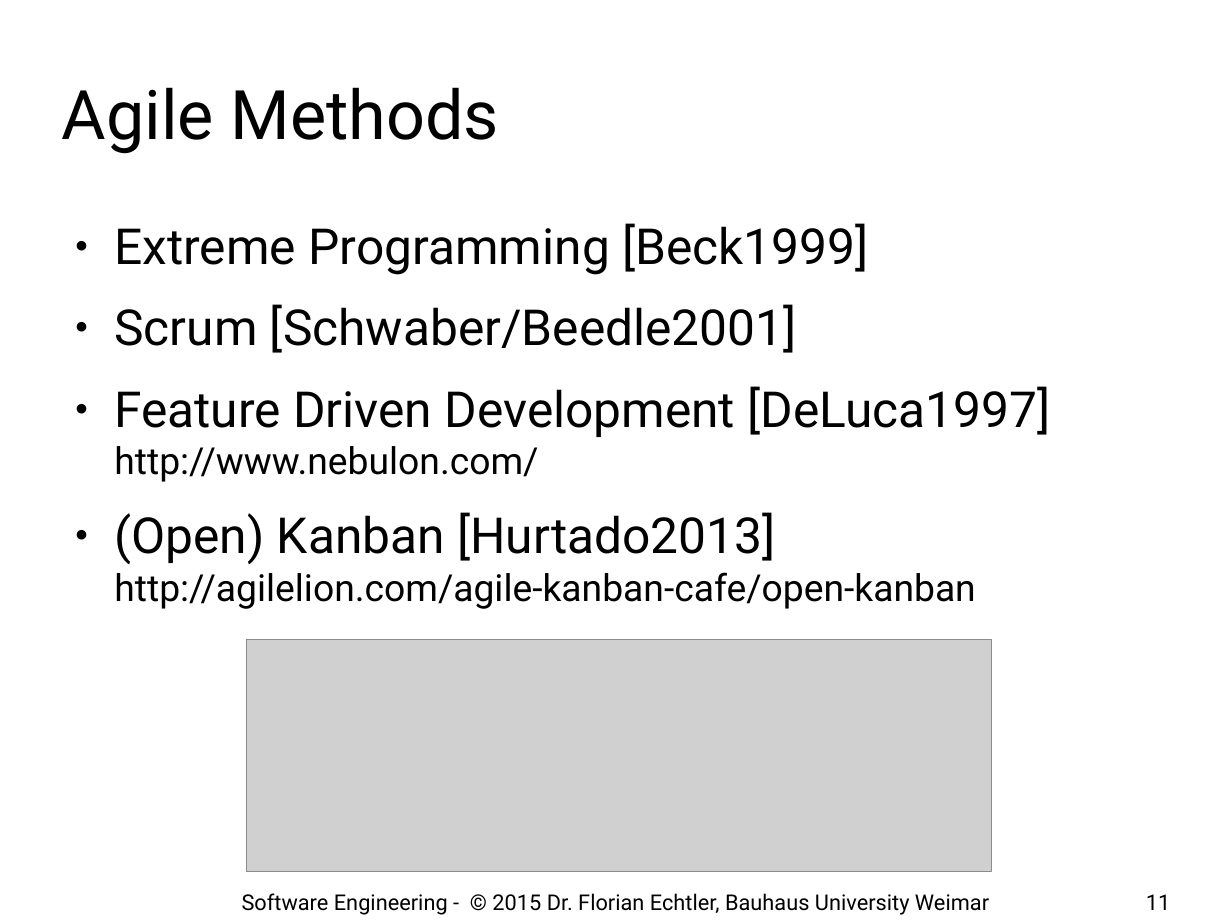
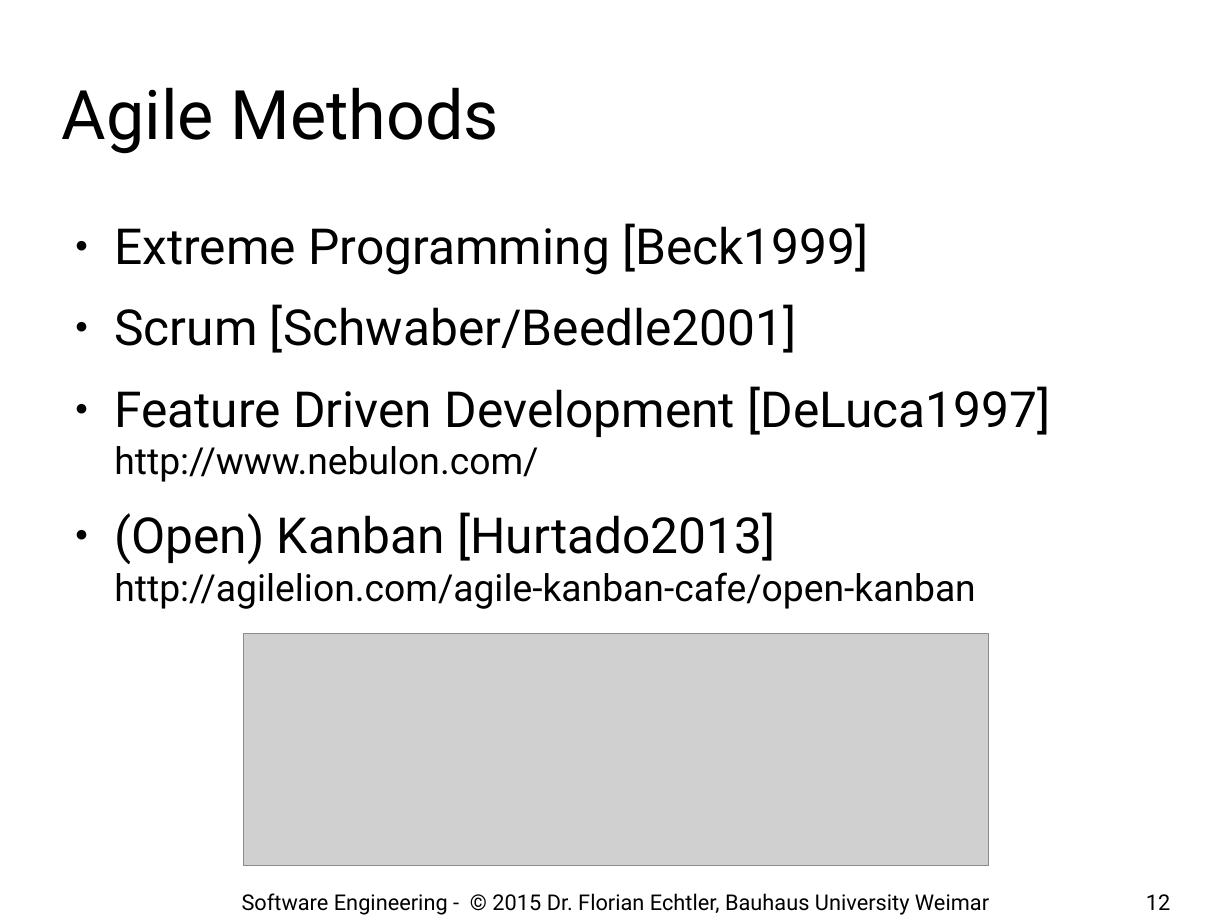
Before and after one commit to floe/software-engineering, a slide deck: slide 12 of 04-agile-methods.odp (slide 11 before the commit). Drawn at 1232x924 pixels with LibreOffice and Linux fonts; fonts in the diff are those of the drawing; grey boxes stand for pictures; background and template pictures are left out. Boxes give left, top, right and bottom in pixels: in the first picture for what was removed or moved away, otherwise in the second. Text is boxed around its words. In the diff, an @@ line names an element or a change of style, - is before the commit and + after.

```diff
--- a/04-agile-methods.odp
+++ b/04-agile-methods.odp
@@ picture: place and size @@
-picture at [246, 639, 992, 871]
+picture at [244, 634, 989, 865]
@@ page number at [1146, 894, 1170, 910]: text changed @@
-11
+12
```
Also in this commit, not shown: 3 other slides changed, 2 slides added.
